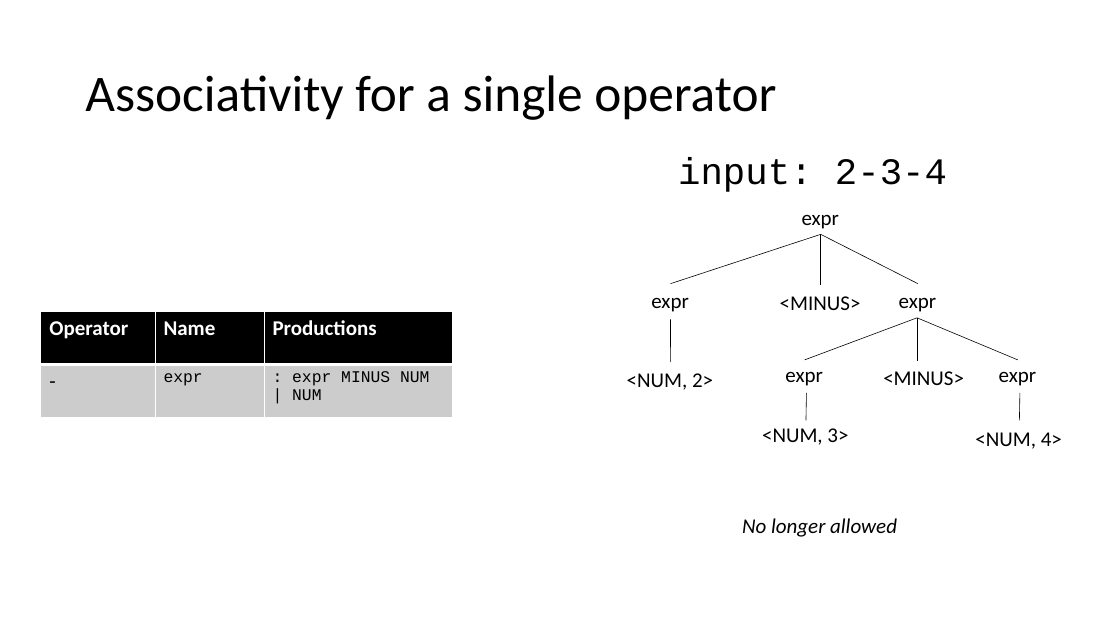
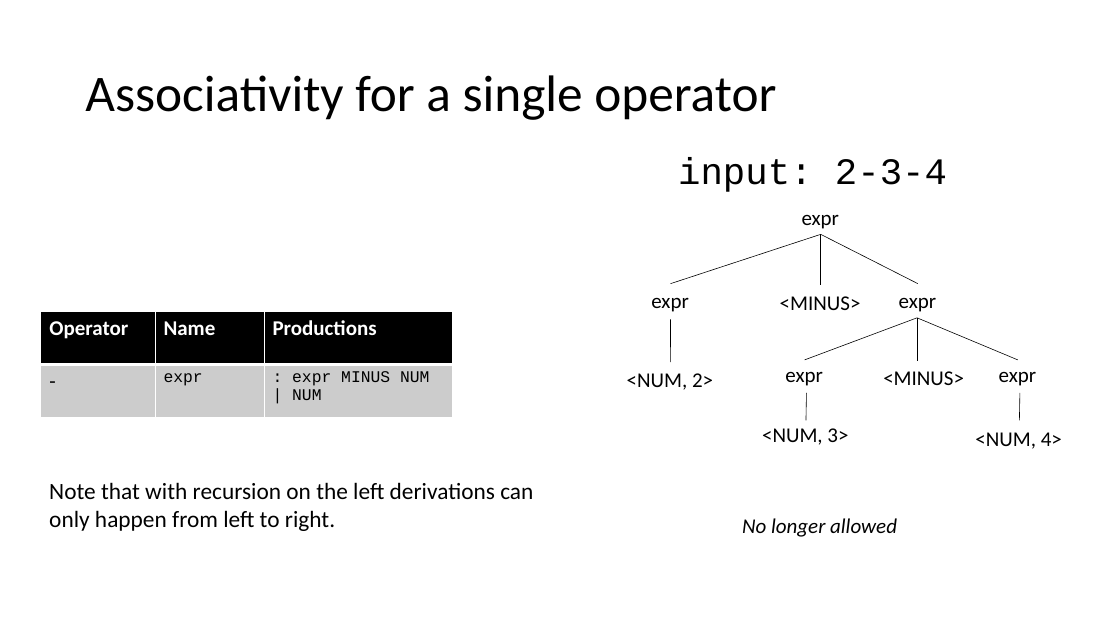
Before and after one commit to siero/CSE110A-W26, a slide deck: slide 65 of PDFS/C110-08-PREC-ASSOC.pptx. Drawn at 1120x630 pixels with LibreOffice and Linux fonts; fonts in the diff are those of the drawing. Boxes give left, top, right and bottom in pixels: in the first picture for what was removed or moved away, otherwise in the second. Text is boxed around its words. In the diff, an @@ line names an element or a change of style, - is before the commit and + after.

Commit message:
Minor modifications to C110-08-PREC-ASSOC

```diff
--- a/PDFS/C110-08-PREC-ASSOC.pptx
+++ b/PDFS/C110-08-PREC-ASSOC.pptx
@@ text added at [49, 482, 533, 531], 20 pt, text #000000 @@
+Note that with recursion on the left derivations can only happen from left to right.
```
Also in this commit, not shown: 8 other slides changed, 1 other file.
